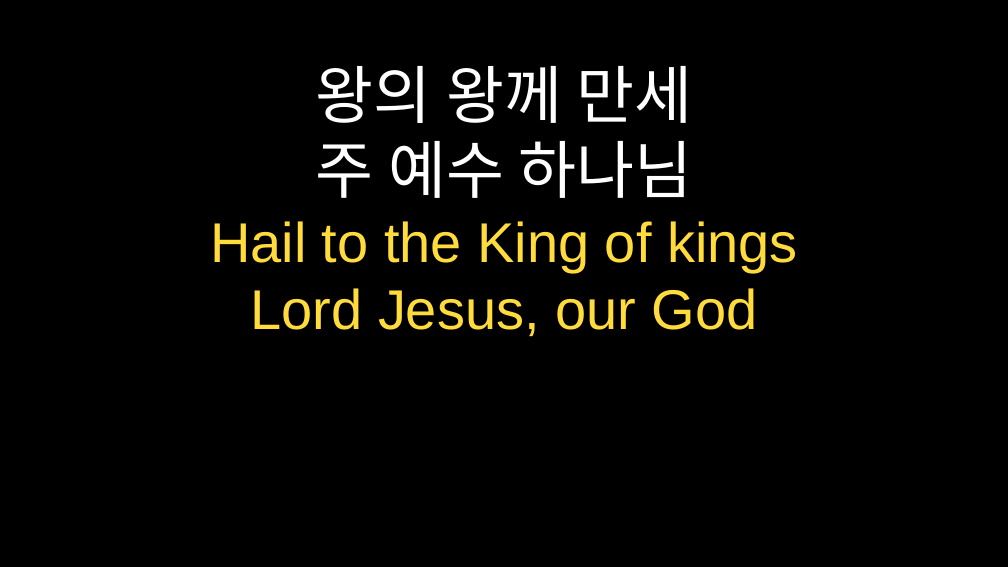
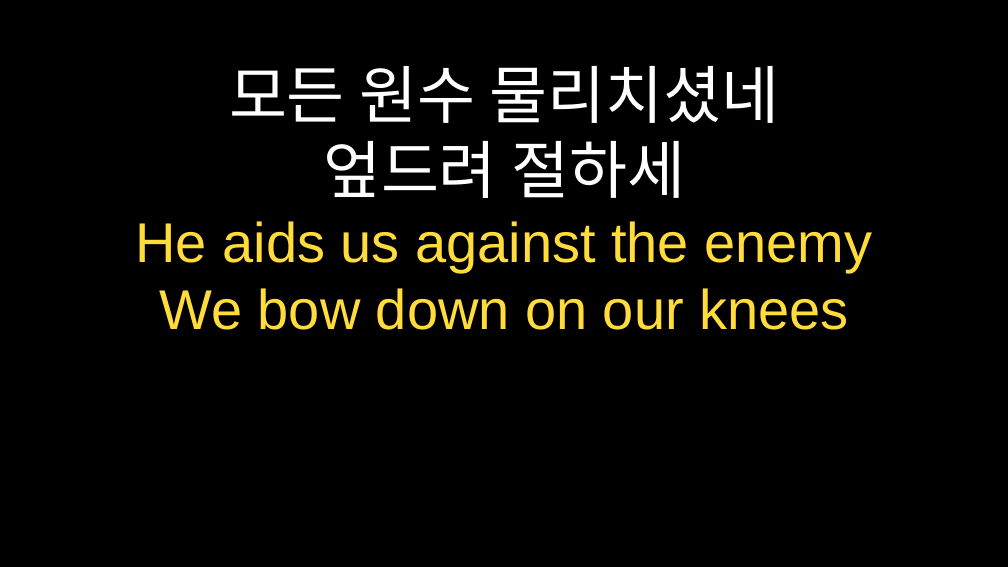
Before and after one commit to goldenbit1999/praisePPT, a slide deck: slide 25 of praisePPT/weekly_praise.pptx. Drawn at 1008x567 pixels with LibreOffice and Linux fonts; fonts in the diff are those of the drawing. Boxes give left, top, right and bottom in pixels: in the first picture for what was removed or moved away, otherwise in the second. Text is boxed around its words. In the diff, an @@ line names an element or a change of style, - is before the commit and + after.

```diff
--- a/praisePPT/weekly_praise.pptx
+++ b/praisePPT/weekly_praise.pptx
@@ text at (135,66,873,330): text changed @@
-왕의 왕께 만세
-주 예수 하나님
-Hail to the King of kings
-Lord Jesus, our God
+모든 원수 물리치셨네
+엎드려 절하세
+He aids us against the enemy
+We bow down on our knees
```
Also in this commit, not shown: 13 other slides changed, 12 slides added, 10 slides removed, 10 other files.
